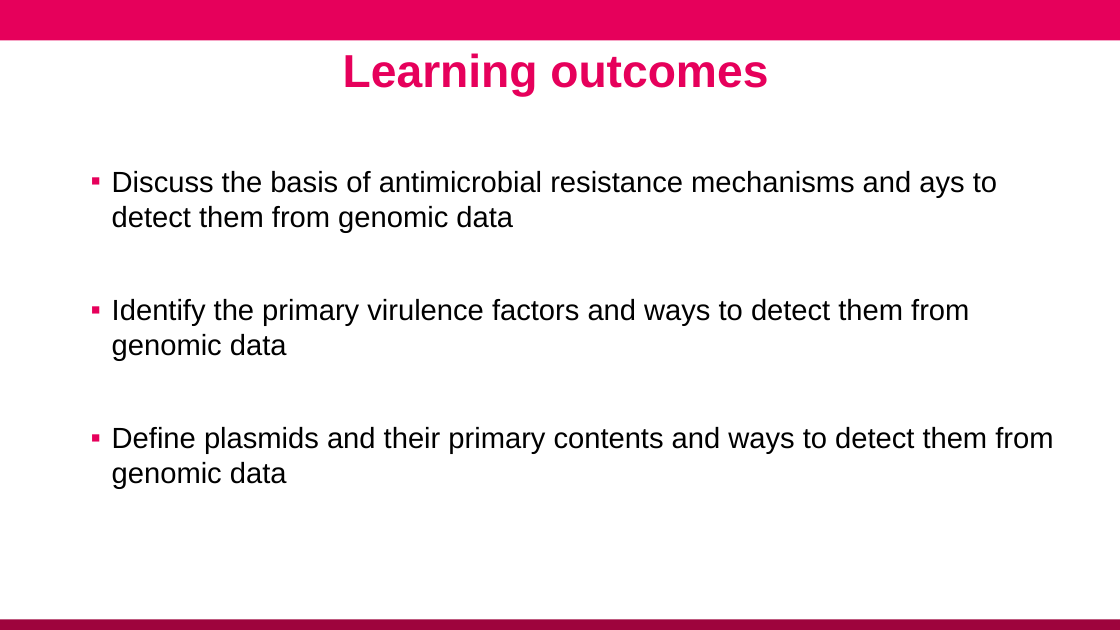
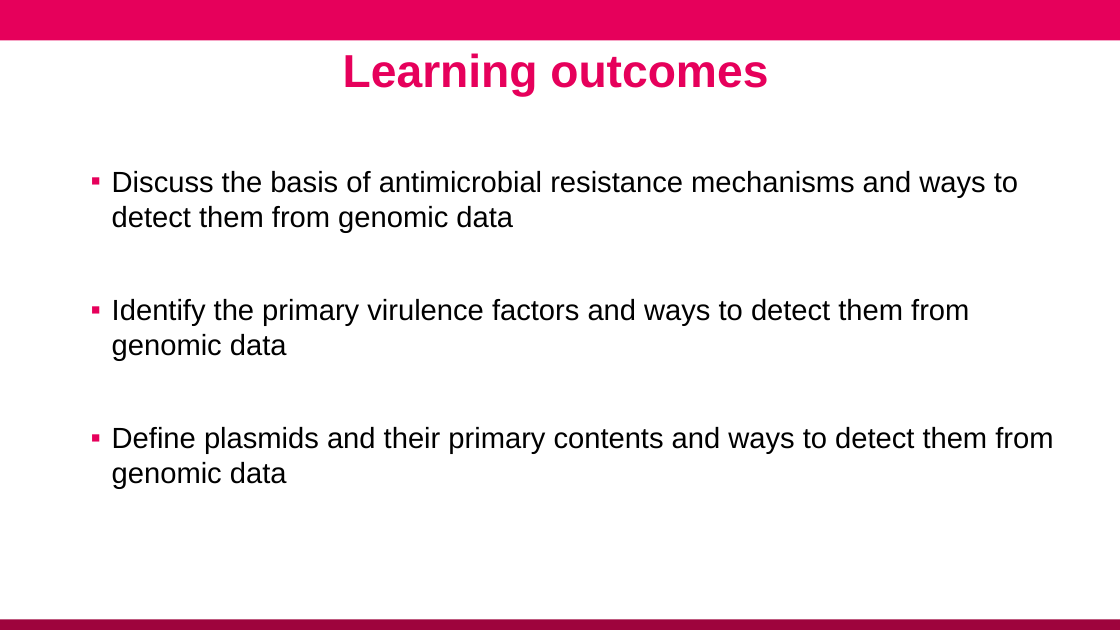
Before and after one commit to conmeehan/conmeehan.github.io, a slide deck: slide 13 of PathogenDataCourse/SlideSets/PredictingPathogenicFeatures.pptx. Drawn at 1120x630 pixels with LibreOffice and Linux fonts; fonts in the diff are those of the drawing; background and template pictures are left out. Boxes give left, top, right and bottom in pixels: in the first picture for what was removed or moved away, otherwise in the second. Text is boxed around its words. In the diff, an @@ line names an element or a change of style, - is before the commit and + after.

```diff
--- a/PathogenDataCourse/SlideSets/PredictingPathogenicFeatures.pptx
+++ b/PathogenDataCourse/SlideSets/PredictingPathogenicFeatures.pptx
@@ text at [112, 171, 1018, 233]: text changed @@
-▪ Discuss the basis of antimicrobial resistance mechanisms and ays to detect them from genomic data
+▪ Discuss the basis of antimicrobial resistance mechanisms and ways to detect them from genomic data
```
Also in this commit, not shown: 1 other slide changed, 3 other files.
